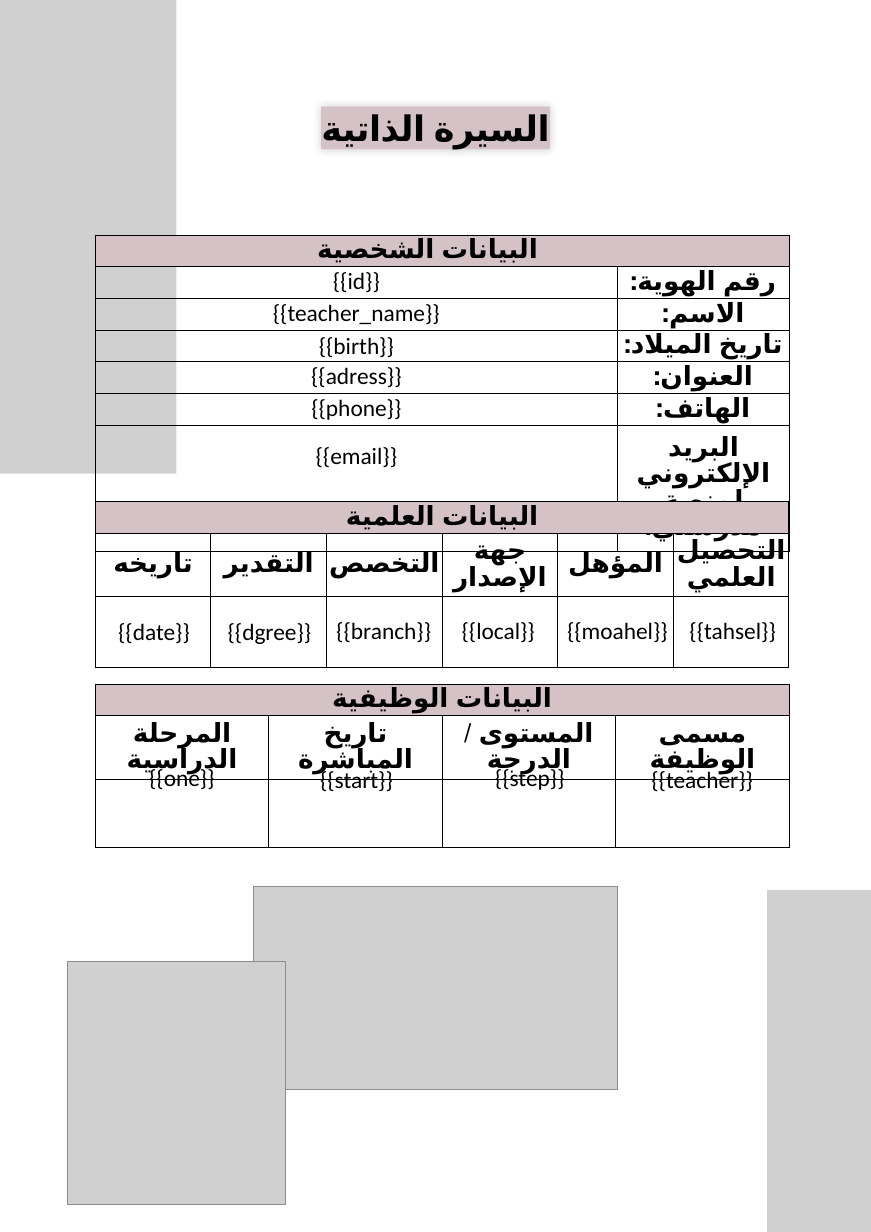
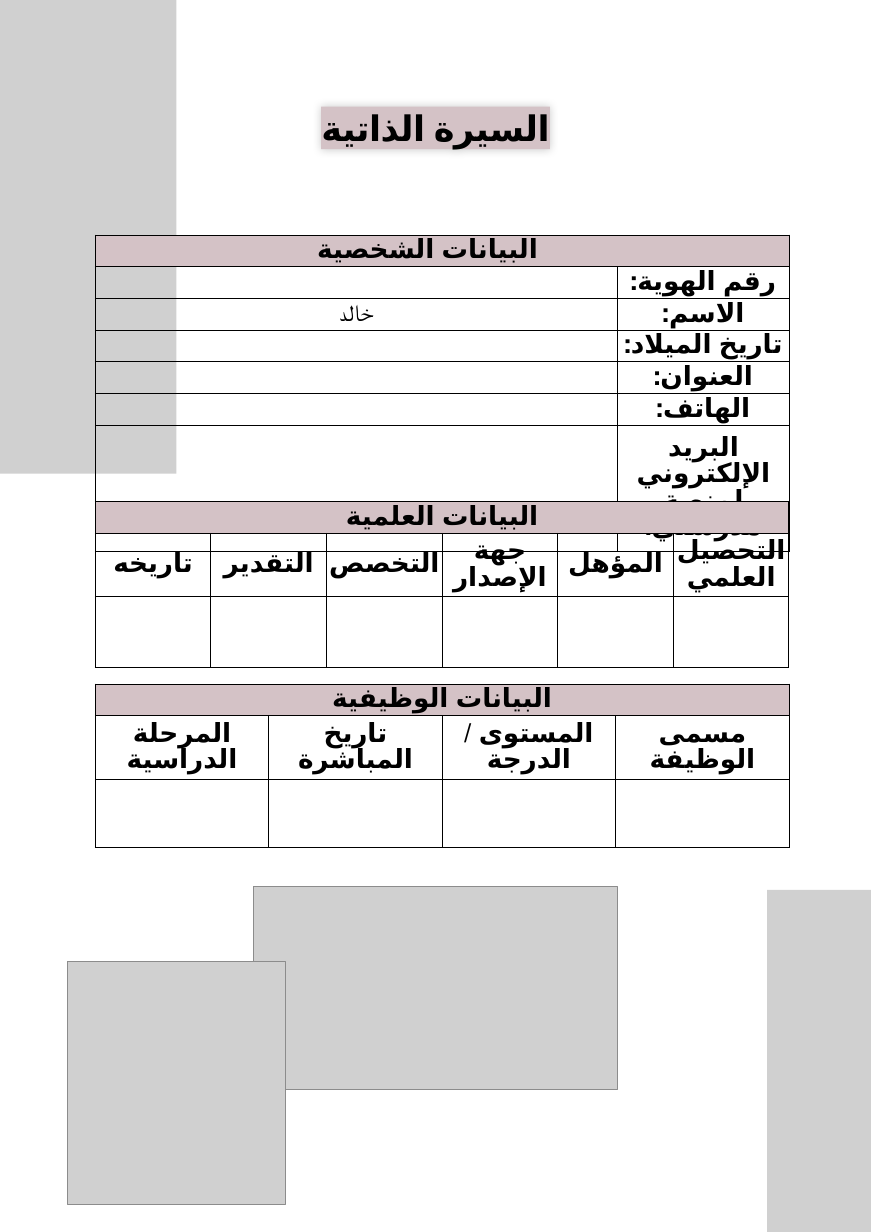
Before and after one commit to mknzh9795-netizen/shawahid-backend, a slide deck: slide 13 of templates/template.pptx. Drawn at 871x1232 pixels with LibreOffice and Linux fonts; fonts in the diff are those of the drawing; grey boxes stand for pictures; background and template pictures are left out. Boxes give left, top, right and bottom in pixels: in the first picture for what was removed or moved away, otherwise in the second. Text is boxed around its words. In the diff, an @@ line names an element or a change of style, - is before the commit and + after.

```diff
--- a/templates/template.pptx
+++ b/templates/template.pptx
@@ text removed at bbox=[333, 272, 380, 293] @@
-{{id}}
@@ text at bbox=[339, 305, 373, 321]: text changed @@
-{{teacher_name}}
+خالد
@@ text removed at bbox=[319, 337, 394, 358] @@
-{{birth}}
@@ text removed at bbox=[311, 367, 402, 388] @@
-{{adress}}
@@ text removed at bbox=[311, 399, 401, 420] @@
-{{phone}}
@@ text removed at bbox=[316, 447, 398, 468] @@
-{{email}}
@@ text removed at bbox=[118, 623, 190, 644] @@
-{{date}}
@@ text removed at bbox=[228, 623, 312, 644] @@
-{{dgree}}
@@ text removed at bbox=[336, 622, 431, 643] @@
-{{branch}}
@@ text removed at bbox=[462, 622, 535, 642] @@
-{{local}}
@@ text removed at bbox=[567, 622, 668, 643] @@
-{{moahel}}
@@ text removed at bbox=[689, 622, 775, 643] @@
-{{tahsel}}
@@ text removed at bbox=[149, 766, 215, 790] @@
-{{one}}
@@ text removed at bbox=[320, 768, 393, 792] @@
-{{start}}
@@ text removed at bbox=[495, 766, 565, 790] @@
-{{step}}
@@ text removed at bbox=[651, 768, 753, 792] @@
-{{teacher}}
```
Also in this commit, not shown: 3 other slides changed.
